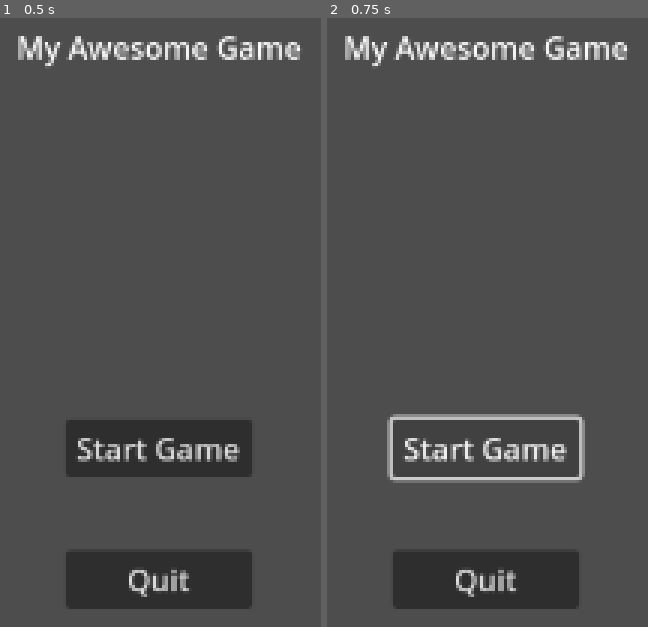
Above: before the commit, frames 1-2 (left to right).
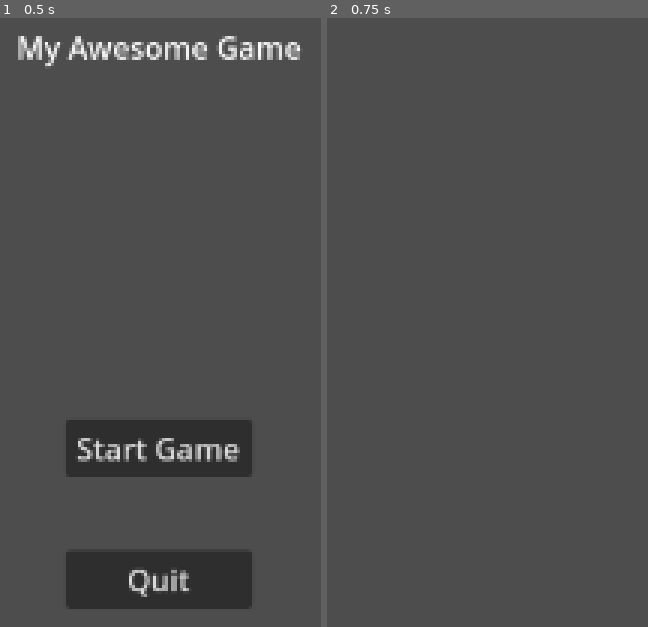
Above: after the commit, the same moments.

Repository: C-junior/project_khaos
Game: Godot game, scene res://scenes/main_menu.tscn
The game is run twice, just before and just after one commit, with the same random seed, the same clock (stepped at 60 frames per second) and the same inputs. Before the commit the project has no main scene; this scene is started directly in both runs.
Inputs:
- Up to frame 1 (0.5 s): no input
- Up to frame 2 (0.75 s): click "Start Game" at 0.5 s

Frame 1 is identical in both runs. In frame 2, 9.5% of the frame differs, in the area x 5-94%, y 2-98%.
Error after the commit: Parse Error: Could not preload resource file "res://scenes/elara.tscn". (res://scripts/game.gd:4)

Commit message:
Add main scene configuration and UID files for game assets

Diff:
--- a/project.godot
+++ b/project.godot
@@ -11,6 +11,7 @@
 [application]
 
 config/name="Project_Khaos"
+run/main_scene="uid://bu2a7wxt4caoj"
 config/features=PackedStringArray("4.4", "GL Compatibility")
 config/icon="res://icon.svg"
 
--- a/scripts/main_menu.gd
+++ b/scripts/main_menu.gd
@@ -5,7 +5,7 @@
 	# For now, just print a message
 	print("Start button pressed")
 	# In a real game, you'd likely change scenes here:
-	# get_tree().change_scene_to_file("res://scenes/game.tscn")
+	get_tree().change_scene_to_file("res://scenes/game.tscn")
 
 func _on_quit_button_pressed():
 	# Quit the game
Not shown: 1 places in scenes/main_menu.tscn that only renumber resources
Not shown, added: scripts/audio_manager.gd.uid
Not shown, added: scripts/base_artifact.gd.uid
Not shown, added: scripts/base_character.gd.uid
Not shown, added: scripts/bloodthorn_dagger.gd.uid
Not shown, added: scripts/combat_manager.gd.uid
Not shown, added: scripts/crimson_veil.gd.uid
Not shown, added: scripts/elara.gd.uid
Not shown, added: scripts/enemy_spawner.gd.uid
Not shown, added: scripts/game.gd.uid
Not shown, added: scripts/lilithar.gd.uid
Not shown, added: scripts/lyra.gd.uid
(and 9 more such lines)
